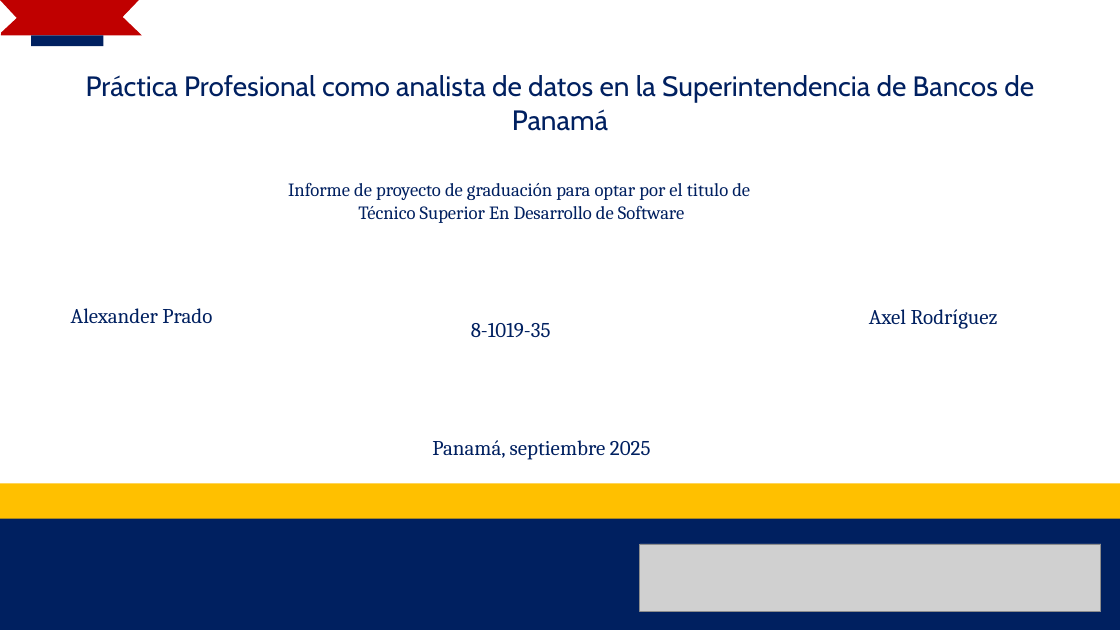
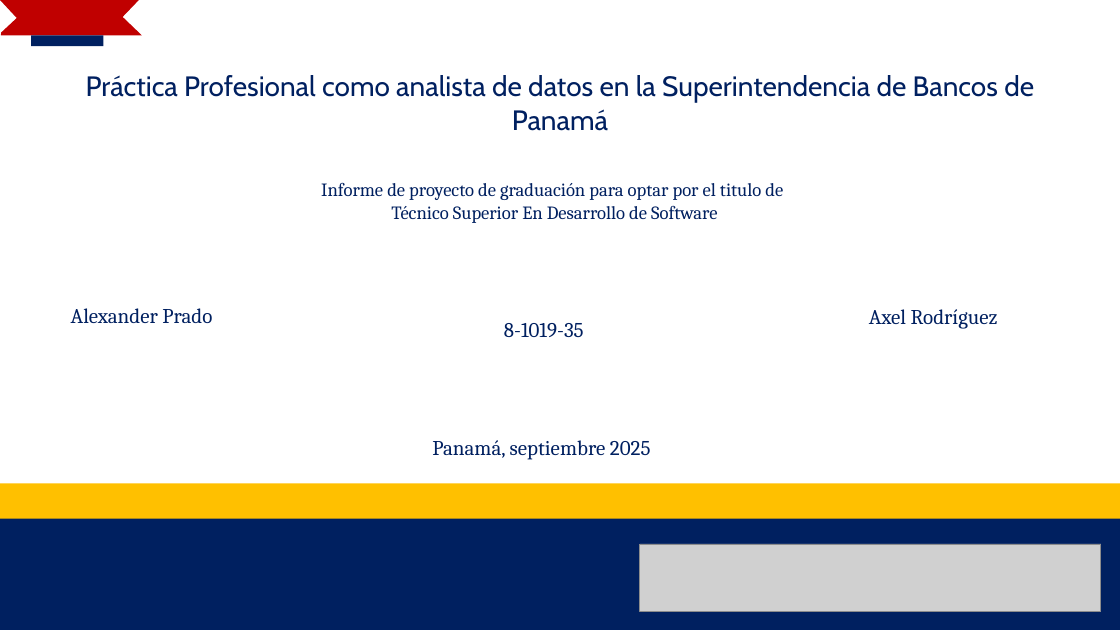
Before and after one commit to AlexPrado2101/Informe-, a slide deck: slide 1 of Alexander Prado - Sustentación de proyecto.pptx. Drawn at 1120x630 pixels with LibreOffice and Linux fonts; fonts in the diff are those of the drawing; grey boxes stand for pictures; background and template pictures are left out. Boxes give left, top, right and bottom in pixels: in the first picture for what was removed or moved away, otherwise in the second. Text is boxed around its words. In the diff, an @@ line names an element or a change of style, - is before the commit and + after.

```diff
--- a/Alexander Prado - Sustentación de proyecto.pptx
+++ b/Alexander Prado - Sustentación de proyecto.pptx
@@ text "Informe de proyecto de graduación ...": place and size @@
-text "Informe de proyecto de graduación ..." at box(288, 182, 750, 223)
+text "Informe de proyecto de graduación ..." at box(321, 182, 783, 223)
@@ text "8-1019-35": place and size @@
-text "8-1019-35" at box(471, 323, 551, 337)
+text "8-1019-35" at box(504, 323, 584, 337)
```
Also in this commit, not shown: 1 other slide changed, 1 slide added, 1 slide removed.
